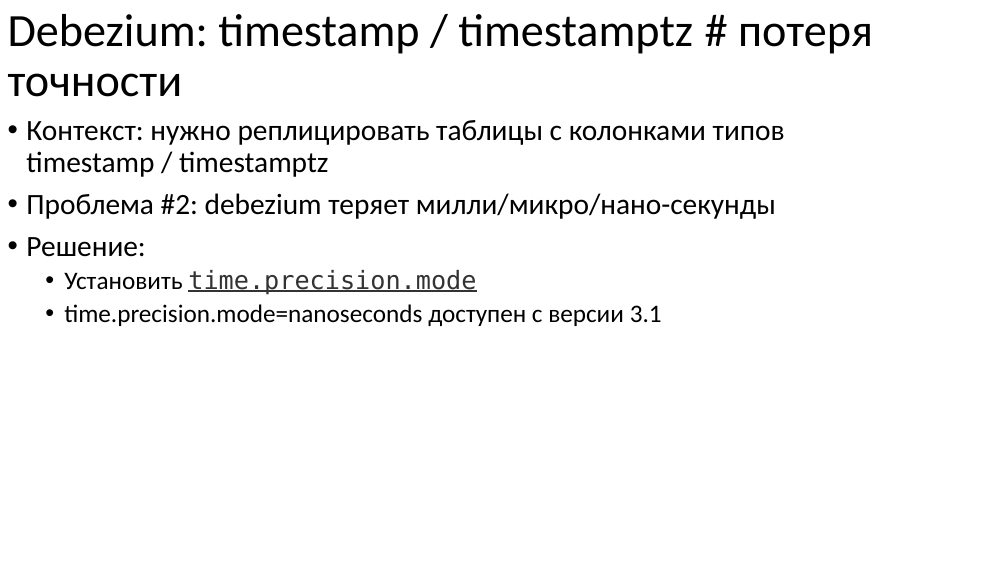
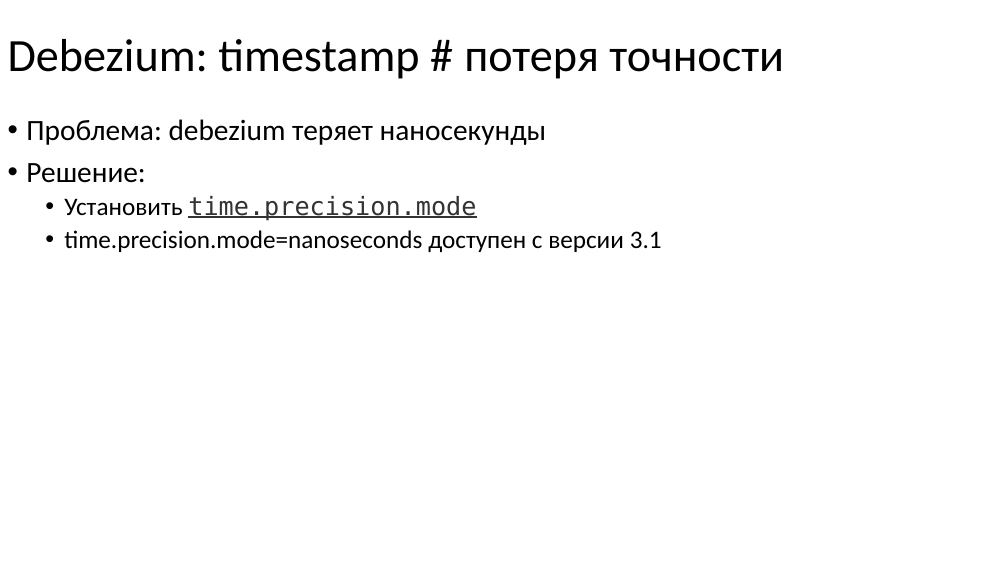
Before and after one commit to nryanov/presentations, a slide deck: slide 63 of smartdata/cdc-via-debezium/debezium-smartdata2025.pptx. Drawn at 1008x567 pixels with LibreOffice and Linux fonts; fonts in the diff are those of the drawing. Boxes give left, top, right and bottom in pixels: in the first picture for what was removed or moved away, otherwise in the second. Text is boxed around its words. In the diff, an @@ line names an element or a change of style, - is before the commit and + after.

```diff
--- a/smartdata/cdc-via-debezium/debezium-smartdata2025.pptx
+++ b/smartdata/cdc-via-debezium/debezium-smartdata2025.pptx
@@ title at (8,39,784,79): text changed @@
-Debezium: timestamp / timestamptz # потеря точности
+Debezium: timestamp # потеря точности
@@ text at (26,119,547,145): text changed @@
-• Контекст: нужно реплицировать таблицы с колонками типов timestamp / timestamptz
-• Проблема #2: debezium теряет милли/микро/нано-секунды
+• Проблема: debezium теряет наносекунды
```
Also in this commit, not shown: 13 other slides changed, 6 slides added, 1 slide removed.
